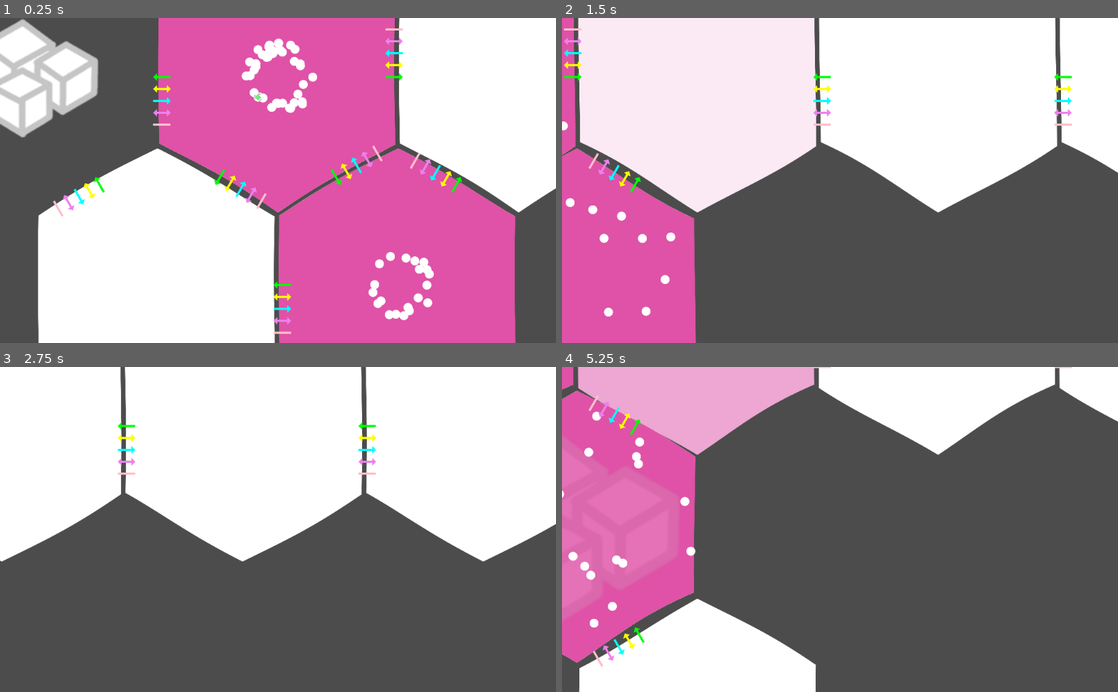
Above: before the commit, frames 1-4 (two rows, left to right).
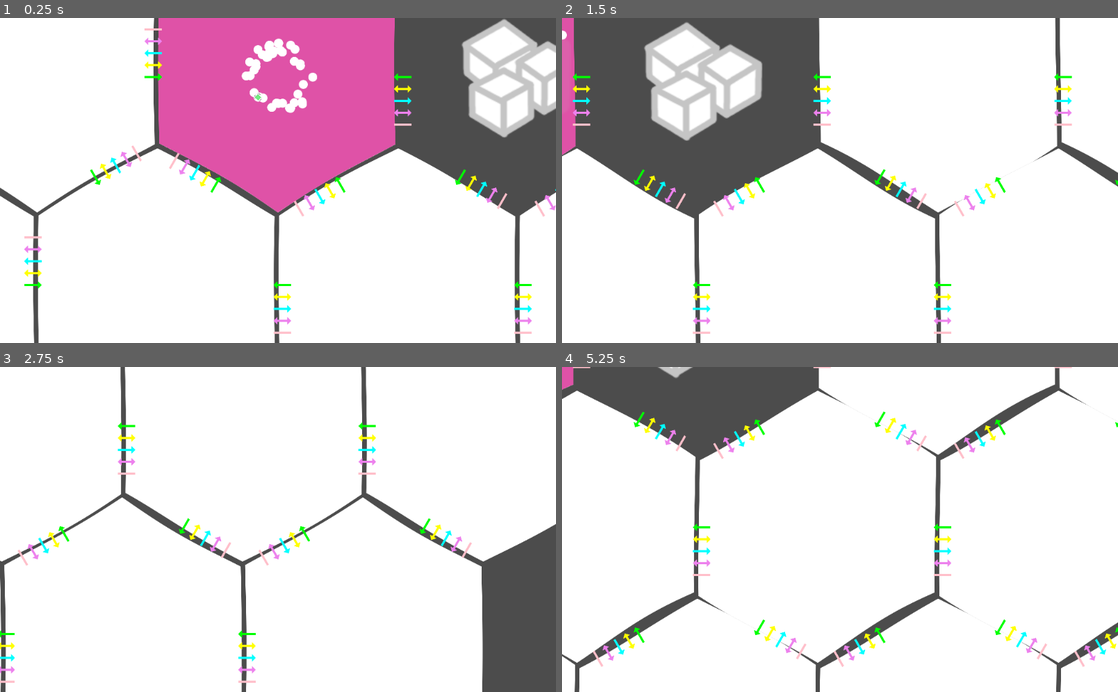
Above: after the commit, the same moments.

Repository: tobyp/hackathon2020
Game: Godot game, scene res://main.tscn
Two runs of this game, one before a commit and one after it. Both use one fixed random seed, a clock stepped at 60 frames per second and the inputs below.
Inputs (mouse positions are in pixels of both pictures, inside the frame that each line leads up to):
- Up to frame 1 (0.25 s): no input
- Up to frame 2 (1.5 s): tap Enter at 0.5 s; move the mouse to (962, 164) at 0.52 s; hold D 0.53-1.25 s; click (962, 164) at 0.67 s; drag from (728, 196) to (812, 245) at 1.27 s
- Up to frame 3 (2.75 s): move the mouse to (333, 458) at 2.02 s; hold D from 2.03 s (still down)
- Up to frame 4 (5.25 s): release D at 2.75 s; drag from (812, 594) to (673, 480) at 2.77 s; move the mouse to (1006, 578) at 3.52 s; hold A 3.53-4.25 s; drag from (673, 480) to (756, 448) at 4.27 s; move the mouse to (867, 529) at 5.02 s; hold S from 5.03 s (still down); click (867, 529) at 5.17 s

The runs differ from the first frame. In frame 1, 51% of the frame differs, in the area x 0-100%, y 0-100%; in frame 2, 68%; in frame 3, 42%; in frame 4, 80%.

Commit message:
Map tech generator

Diff:
--- a/cells/cell.gd
+++ b/cells/cell.gd
@@ -3,10 +3,15 @@
 
 ### SIGNALS
 signal particle_count_changed(type, old_count, new_count)
+# Gets called when a cell gets visible, so that the hexgrid manager can
+# initialize it with the tech scripting engine
+signal discover(cell)
 
 ### MEMBERS
 # Own index position. Just for debugging
 var pos = Vector2.ZERO
+# How far away the cell is from the root cell
+var ring_level = 0
 # A list of all existing neighbors (Will be modified from the hexgrid manager)
 var neighbors = []
 # Amino acid counts include a transporter, transporter count only means free transporter
--- a/cells/tech.gd
+++ b/cells/tech.gd
@@ -1,21 +1,19 @@
 class_name Tech
 
 # The tech enum entry which it unlocks
-var tech: int
-var unlocks: Array
+var tech_type: int
+var amount_min: int
+var amount_max: int
+var probability: float
+var is_final: bool
+var current: int = 0
 
-func _init(tech_this: int, tech_unlocks: Array):
-	self.tech = tech_this
-	self.unlocks = tech_unlocks
+func _init(_tech_type: int, _amount_min: int, _amount_max: int, _probability: float, _is_final: bool = false):
+	self.tech_type = _tech_type
+	self.amount_min = _amount_min
+	self.amount_max = _amount_max
+	self.probability = _probability
+	self.is_final = _is_final
 
-# Gets called to initialize an undiscovered/uncaptured Cell
-func apply_tech_on_init(cell: Cell):
-	match self.tech:
-		Globals.TechType.A:
-			cell.add_particles(Globals.ParticleType.QUEEN, 1) # example
-
-# Gets called when
-func apply_tech_on_capture(cell: Cell):
-	match self.tech:
-		Globals.TechType.A:
-			cell.add_particles(Globals.ParticleType.PRO_QUEEN, 1) # example
+func _to_string():
+	return "%s %d of [%d:%d] %d%%" % [Globals.get_enum_name(Globals.TechType, self.tech_type), self.current, self.amount_min, self.amount_max, int(self.probability * 100)]
--- a/globals.gd
+++ b/globals.gd
@@ -34,8 +34,10 @@
 }
 
 enum TechType {
-	A
-	B
+	NONE
+	INIT,
+	INIT_SUGAR
+	BASIC_STUFF
 	C
 	D
 	E
@@ -131,3 +133,9 @@
 		CellType.RESOURCE:
 			return "Resource"
 	return "Unknown Cell Type"
+
+static func get_enum_name(enu, value) -> String:
+	for key in enu.keys():
+		if enu[key] == value:
+			return key
+	return "<Unknown>"
--- a/grid/hex_grid.gd
+++ b/grid/hex_grid.gd
@@ -121,46 +121,75 @@
 		cells.append(Vector2(n[0] + x, n[1] + y))
 	return cells
 
+var tech_tree;
+func generate_grid(size: int):
+	tech_tree = Rules.new_tech_tree()
 
-func _cube_to_oddr(cube: Cube) -> Hex:
-	var col = cube.x + (cube.z - (cube.z&1)) / 2
-	var row = cube.z
-	return Hex.new(col, row)
+	# Generate Basic Space
+	var root = create_cell(0,0)
 
-func _oddr_to_cube(hex: Hex) -> Cube:
-	var x = hex.col - (hex.row - (hex.row&1)) / 2
-	var z = hex.row
-	var y = -x-z
-	return Cube.new(x, y, z)
+	for s in range(1, size):
+		var ring = _get_ring(s)
+		for hex in ring:
+			var cell = create_cell(hex.x, hex.y)
+			cell.ring_level = s
+			cell.connect("discover", self, "discover_cell")
 
-func generate_grid():
-	#var rng = RandomNumberGenerator.new()
-	#rng.randomize()
-	#var start = rng.randi_range(0, 5)
+	discover_cell(root)
+
+func discover_cell(cell):
+	var rng = RandomNumberGenerator.new()
+	rng.randomize()
+
+	print("Discovered %s on ring %d" % [cell, cell.ring_level])
+	if cell.ring_level >= tech_tree.size():
+		print("No tech for ", cell)
+		return # we are out of technologies
+	var tech_ring = tech_tree[cell.ring_level]
+	var fields_in_ring = _ring_size(cell.ring_level)
+	var discovered = 0
+	var to_fill = 0
+	for tech in tech_ring:
+		discovered += tech.current
+		if tech.current < tech.amount_min:
+			to_fill += tech.amount_min - tech.current
+	var remaining_empty = fields_in_ring - discovered
+	for tech in tech_ring:
+		if tech.amount_max != -1 and tech.current >= tech.amount_max:
+			continue
+		if to_fill >= remaining_empty or rng.randf() <= tech.probability:
+			tech.current += 1
+			Rules.apply_tech(tech.tech_type, cell)
+			print("Applying %s to cell %s" % [tech, cell])
+			if tech.is_final:
+				break
+	print("Tech on %s done" % cell)
+
+func _get_ring(size: int) -> Array:
+	if size == 0:
+		return []
+	var coords = []
+	var hex = Hex.new(0,0)
+	for r in range(size):
+		hex = hex.plus(Dirs.BL)
 	for dir in Dirs.values():
-		var pos = Hex.new(0, 0)
-		for star in range(6):
-			pos = pos.plus(dir)
-			create_cell(pos.row, pos.col)
+		for r in range(size):
+			coords.append(hex.as_vec())
+			hex = hex.plus(dir)
+	return coords
+
+func _ring_size(size: int) -> int:
+	return size * 6
 
 class Hex:
-	var row
-	var col
-	func _init(_row, _col):
-		self.row = _row
-		self.col = _col
-	func as_vec() -> Vector2:
-		return Vector2(self.row, self.row)
-	func plus(dir: int) -> Hex:
-		var mset = oddr_directions[col & 1]
-		var vec = mset[dir]
-		return Hex.new(row + vec[0], col + vec[1])
-
-class Cube:
 	var x
 	var y
-	var z
-	func _init(_x, _y, _z):
+	func _init(_x, _y):
 		self.x = _x
 		self.y = _y
-		self.z = _z
+	func as_vec() -> Vector2:
+		return Vector2(self.x, self.y)
+	func plus(dir: int) -> Hex:
+		var mset = oddr_directions[y & 1]
+		var vec = mset[dir]
+		return Hex.new(x + vec[0], y + vec[1])
--- a/main.gd
+++ b/main.gd
@@ -5,8 +5,24 @@
 func _ready():
 	OS.set_window_title("Hackathon 2020")
 
-	$HexGrid.generate_grid()
+	$HexGrid.generate_grid(5)
 
+	$HexGrid.discover_cell($HexGrid.create_cell(1,0))
+	$HexGrid.discover_cell($HexGrid.create_cell(2,0))
+	$HexGrid.discover_cell($HexGrid.create_cell(1,1))
+
+	# debug_populate()
+
+	var edges = $HexGrid.get_undirected_node_connections()
+	for connection in edges:
+		var start_pos = $HexGrid.create_cell(connection[0].x, connection[0].y).position
+		var end_pos = $HexGrid.create_cell(connection[1].x, connection[1].y).position
+		var middle = 0.5 * (start_pos + end_pos)
+		var the_angle = (start_pos.direction_to(end_pos)).angle()
+		# print("the middle of "+str(start_pos)+" and "+str(end_pos)+" is "+str(middle)+ ", angl "+str(the_angle))
+		$HexGrid.draw_tunnels(middle, the_angle)
+
+func debug_populate():
 	var cell1 = $HexGrid.create_cell(0, 0)  # 1-indexed becase that matches get_index() on the cells, in this case
 
 	# remove poison first, else any particles you add will just die :(
@@ -42,12 +58,3 @@
 	cell4.set_output_rule(Globals.ParticleType.ENZYME_ALCOHOL, cell5, true)
 	cell1.set_output_rule(Globals.ParticleType.PROTEIN_TRANSPORTER, cell6, true)
 	cell6.set_output_rule(Globals.ParticleType.SUGAR, cell1, true)
-
-	var edges = $HexGrid.get_undirected_node_connections()
-	for connection in edges:
-		var start_pos = $HexGrid.create_cell(connection[0].x, connection[0].y).position
-		var end_pos = $HexGrid.create_cell(connection[1].x, connection[1].y).position
-		var middle = 0.5 * (start_pos + end_pos)
-		var the_angle = (start_pos.direction_to(end_pos)).angle()
-		# print("the middle of "+str(start_pos)+" and "+str(end_pos)+" is "+str(middle)+ ", angl "+str(the_angle))
-		$HexGrid.draw_tunnels(middle, the_angle)
--- a/rules.gd
+++ b/rules.gd
@@ -5,7 +5,6 @@
 
 func _ready():
 	_init_recipes()
-	_init_tech()
 	rng = RandomNumberGenerator.new()
 	rng.randomize()
 
@@ -33,18 +32,33 @@
 		Recipe.new({ Globals.ParticleType.ANTI_MITOCHONDRION: 1, Globals.ParticleType.PROTEIN_TRANSPORTER: 1, }, { Globals.ParticleType.SUGAR: 1, }, true),
 	];
 
-var TECH_LIST
-var TECH_DICT
-func _init_tech():
-	self.TECH_LIST = [
-		Tech.new(Globals.TechType.A, [Globals.TechType.B, Globals.TechType.C]),
-		Tech.new(Globals.TechType.B, [Globals.TechType.D]),
-		Tech.new(Globals.TechType.C, [Globals.TechType.E, Globals.TechType.F]),
+static func new_tech_tree() -> Array:
+	var ring_list = [
+		# Ring 0 (Our starting cell)
+		[Tech.new(Globals.TechType.INIT, 1, 1, 1, true)],
+		# Ring 1
+		[Tech.new(Globals.TechType.INIT_SUGAR, 1, 1, 1, true)],
+		# Ring 2
+		[Tech.new(Globals.TechType.BASIC_STUFF, 1, 2, 0.5)  ],
 	];
-	self.TECH_DICT = {}
-	for tech in TECH_LIST:
-		TECH_DICT[tech.tech] = tech
+	for ring in ring_list:
+		ring.append(Tech.new(Globals.TechType.NONE, -1, -1, 1))
+	return ring_list
 
+# Gets called to initialize an undiscovered/uncaptured Cell
+static func apply_tech(tech_type: int, cell: Cell):
+	match tech_type:
+		Globals.TechType.INIT:
+			cell.set_poison(Globals.PoisonType.ANTI_BIOMASS, 0.0)
+			cell.add_particles(Globals.ParticleType.PROTEIN_WHITE, 40)
+			cell.add_particles(Globals.ParticleType.AMINO_PHE, 1)
+		Globals.TechType.INIT_SUGAR:
+			cell.set_poison(Globals.PoisonType.ANTI_BIOMASS, 0.0)
+			cell.add_particles(Globals.ParticleType.ANTI_MITOCHONDRION, 1)
+			cell.type = Globals.CellType.RESOURCE
+		Globals.TechType.BASIC_STUFF:
+			cell.set_poison(Globals.PoisonType.ANTI_BIOMASS, 0.0)
+			cell.add_particles(Globals.ParticleType.PROTEIN_WHITE, 20)
 
 static func sugar_requirement(type: int) -> float:
 	return 0.01
